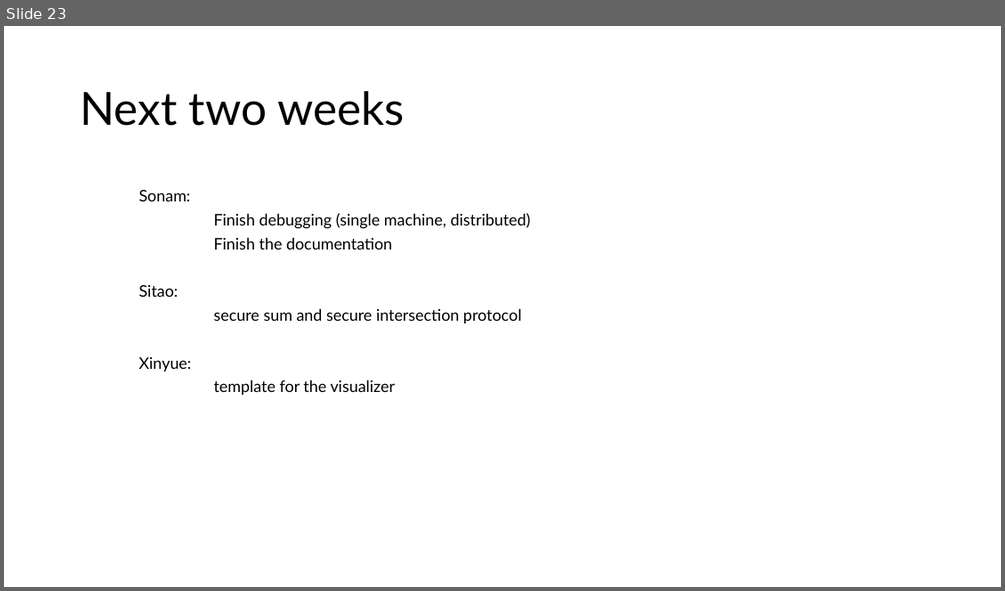
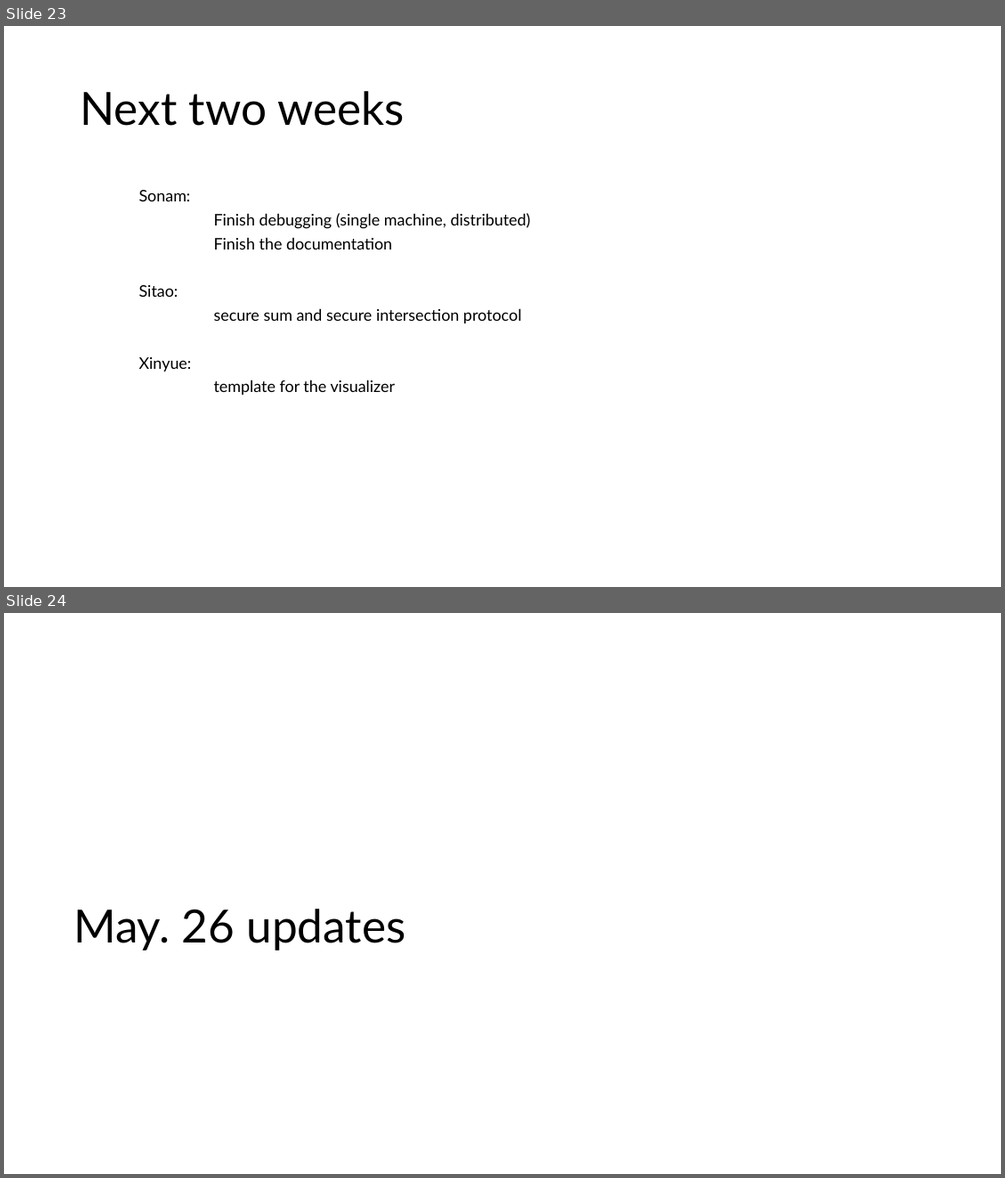
Before and after one commit to idsla/Fed-GWAS, a slide deck: pipeline/0321.pptx. Shown one above the other, each under a label of ours: slide 23 before the commit, slides 23 and 24 after it. The pictures are 1005x591 and 1005x1178 pixels, drawn with LibreOffice and Linux fonts; fonts in the diff are those of the drawing. Boxes give left, top, right and bottom in pixels: in the first picture for what was removed or moved away, otherwise in the second. Text is boxed around its words. In the diff, an @@ line names an element or a change of style, - is before the commit and + after.

```diff
--- a/pipeline/0321.pptx
+++ b/pipeline/0321.pptx
@@ slide 24 added at (4, 613, 1001, 1174), background #FFFFFF @@
@@ title added at (73, 908, 406, 950), 44 pt, text #000000 @@
+May. 26 updates
```
Also in this commit, not shown: 4 other slides added, 1 other file.
